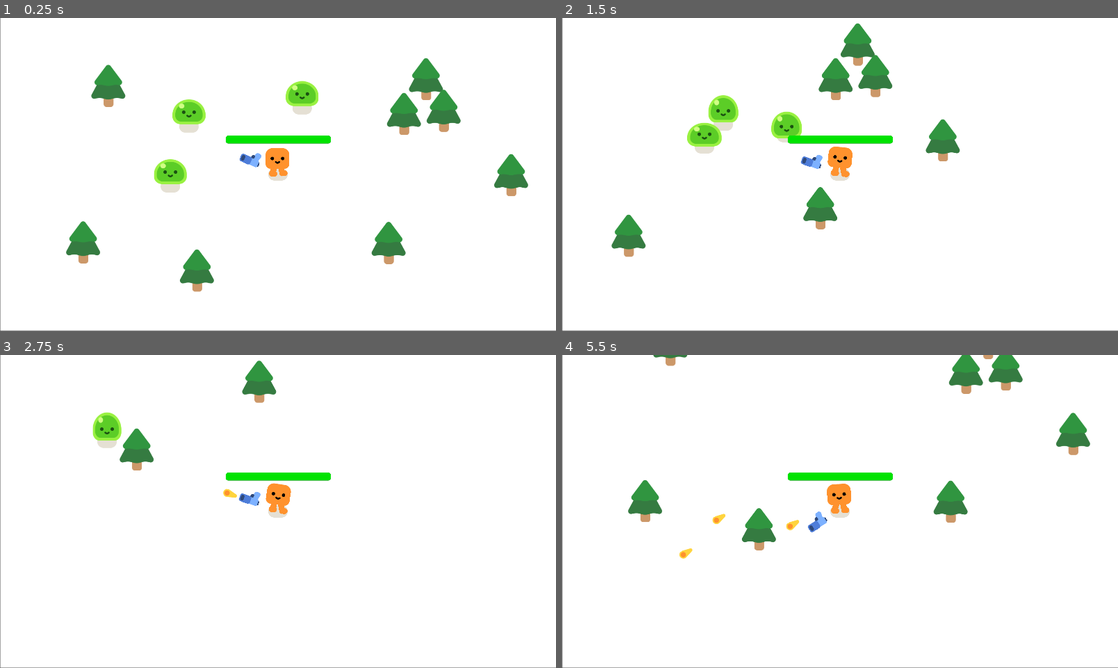
Above: before the commit, frames 1-4 (two rows, left to right).
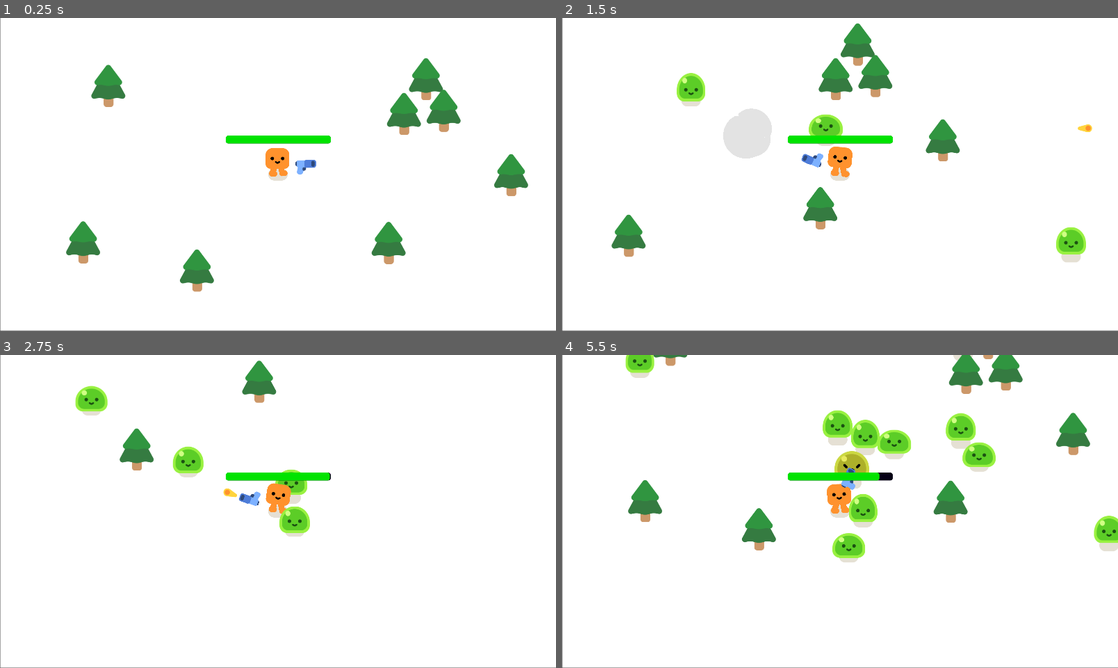
Above: after the commit, the same moments.

Repository: keliang5/FInal-Project
Game: Godot game, scene res://survivors_games.tscn
Same seed, same stepped clock (60 frames per second), same inputs: the game is played once before the commit and once after it.
Inputs:
- Up to frame 1 (0.25 s): no input
- Up to frame 2 (1.5 s): hold D (move_right) 0.53-1.28 s; hold S (move_down) from 1.28 s (still down)
- Up to frame 3 (2.75 s): release S (move_down) at 2.03 s; hold D (move_right) from 2.03 s (still down)
- Up to frame 4 (5.5 s): release D (move_right) at 2.78 s; hold W (move_up) 2.78-3.53 s; hold A (move_left) 3.53-5.03 s; hold S (move_down) from 5.03 s (still down)

The runs differ from the first frame. In frame 1, 1.7% of the frame differs, in the area x 27-58%, y 20-56%; in frame 2, 3.8%; in frame 3, 2.1%; in frame 4, 4.7%, in the area x 11-100%, y 0-67%.

Commit message:
Finished random mob spawn

Diff:
--- /dev/null
+++ b/survivors_games.gd
@@ -0,0 +1,17 @@
+extends Node2D
+
+
+
+
+func spawn_mob():
+	var new_mob = preload("res://mob.tscn").instantiate()
+	%PathFollow2D.progress_ratio = randf()
+	new_mob.global_position = %PathFollow2D.global_position
+	add_child(new_mob)
+
+
+
+
+
+func _on_timer_timeout():
+	spawn_mob()
--- a/survivors_games.tscn
+++ b/survivors_games.tscn
@@ -1,8 +1,8 @@
 [gd_scene load_steps=5 format=3 uid="uid://cwjcuojjpkltw"]
 
 [ext_resource type="PackedScene" uid="uid://c1gc76xdtdhy1" path="res://player.tscn" id="1_bp32l"]
+[ext_resource type="Script" path="res://survivors_games.gd" id="1_dhv7e"]
 [ext_resource type="PackedScene" uid="uid://cvxdlnpn8k2gl" path="res://pine_tree.tscn" id="2_dm7w5"]
-[ext_resource type="PackedScene" uid="uid://bplt7reqws5x6" path="res://mob.tscn" id="2_n7o1d"]
 
 [sub_resource type="Curve2D" id="Curve2D_5ycli"]
 _data = {
@@ -12,6 +12,7 @@
 
 [node name="Game" type="Node2D"]
 y_sort_enabled = true
+script = ExtResource("1_dhv7e")
 
 [node name="CanvasLayer" type="CanvasLayer" parent="."]
 layer = -30
@@ -24,14 +25,16 @@
 [node name="Player" parent="." instance=ExtResource("1_bp32l")]
 position = Vector2(946, 574)
 
-[node name="Mob" parent="." instance=ExtResource("2_n7o1d")]
-position = Vector2(576, 381)
+[node name="Path2D" type="Path2D" parent="Player"]
+position = Vector2(-951.377, -566.442)
+scale = Vector2(1.00251, 1.0494)
+curve = SubResource("Curve2D_5ycli")
 
-[node name="Mob2" parent="." instance=ExtResource("2_n7o1d")]
-position = Vector2(1061, 283)
-
-[node name="Mob3" parent="." instance=ExtResource("2_n7o1d")]
-position = Vector2(504, 632)
+[node name="PathFollow2D" type="PathFollow2D" parent="Player/Path2D"]
+unique_name_in_owner = true
+position = Vector2(-248, -153)
+rotation = 0.00379265
+scale = Vector2(0.997496, 0.952926)
 
 [node name="PineTree" parent="." instance=ExtResource("2_dm7w5")]
 position = Vector2(363, 343)
@@ -57,9 +60,8 @@
 [node name="PineTree8" parent="." instance=ExtResource("2_dm7w5")]
 position = Vector2(669, 980)
 
-[node name="Path2D" type="Path2D" parent="."]
-position = Vector2(-5.37688, 7.55838)
-scale = Vector2(1.00251, 1.0494)
-curve = SubResource("Curve2D_5ycli")
+[node name="Timer" type="Timer" parent="."]
+wait_time = 0.3
+autostart = true
 
-[node name="PathFollow2D" type="PathFollow2D" parent="."]
+[connection signal="timeout" from="Timer" to="." method="_on_timer_timeout"]
